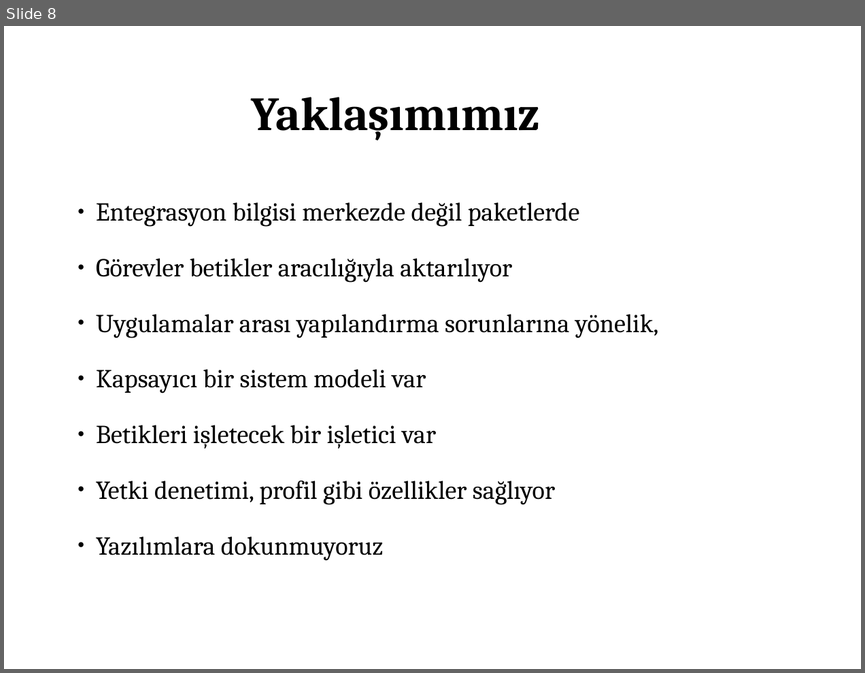
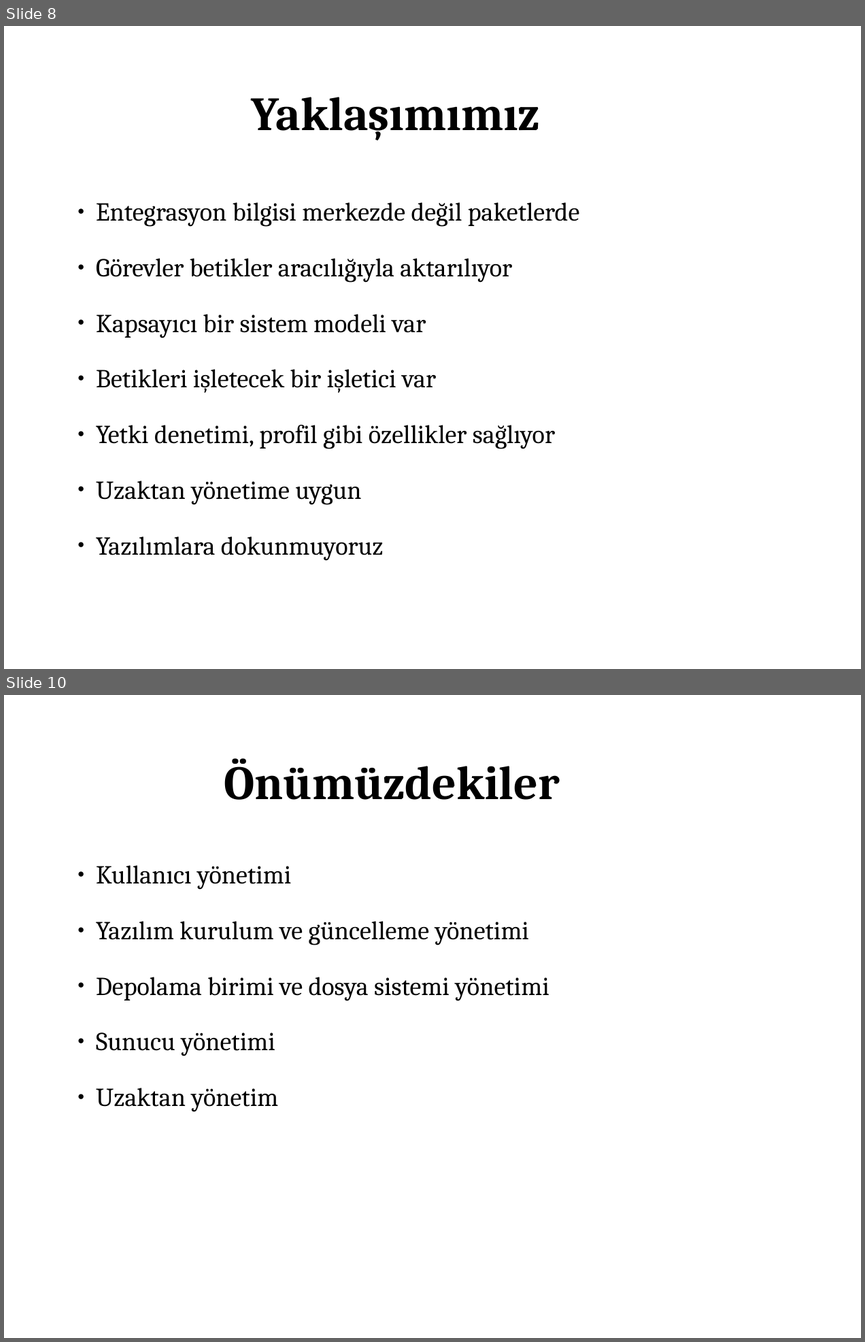
Before and after one commit to Pardus-Linux/COMAR, a slide deck: belgeler/temel-sunum.odp. Shown one above the other, each under a label of ours: slide 8 before the commit, slides 8 and 10 after it; the slides between them are not shown. The pictures are 865x673 and 865x1342 pixels, drawn with LibreOffice and Linux fonts; fonts in the diff are those of the drawing. Boxes give left, top, right and bottom in pixels: in the first picture for what was removed or moved away, otherwise in the second. Text is boxed around its words. In the diff, an @@ line names an element or a change of style, - is before the commit and + after.

```diff
--- a/belgeler/temel-sunum.odp
+++ b/belgeler/temel-sunum.odp
@@ slide 10 added at (x1=4, y1=695, x2=861, y2=1338), background #FFFFFF @@
@@ text added at (x1=224, y1=758, x2=560, y2=800), 44 pt, text #000000, bold @@
+Önümüzdekiler
@@ text added at (x1=96, y1=865, x2=549, y2=1112), 24 pt, text #000000 @@
+  ● Kullanıcı yönetimi
+  ● Yazılım kurulum ve güncelleme yönetimi
+  ● Depolama birimi ve dosya sistemi yönetimi
+  ● Sunucu yönetimi
+  ● Uzaktan yönetim
@@ slide 8 changed as well @@
@@ text at (x1=96, y1=314, x2=659, y2=338): paragraph removed @@
-  ● Uygulamalar arası yapılandırma sorunlarına yönelik,
@@ text at (x1=96, y1=480, x2=361, y2=505): paragraph added @@
+  ● Uzaktan yönetime uygun
```
Also in this commit, not shown: 5 other slides changed, 3 other slides added, 2 slides removed.
